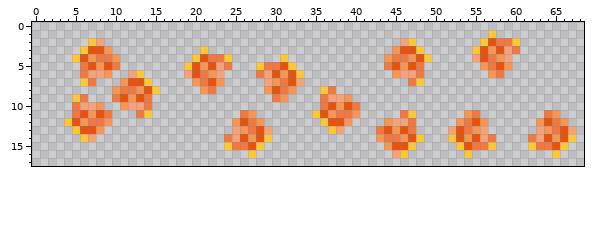
Pixel-art file -- Sprites/Effects/Deathsplosion-Sheet.aseprite. The picture above is the old version.
69x18 pixels, 1 frame.
And afterwards:
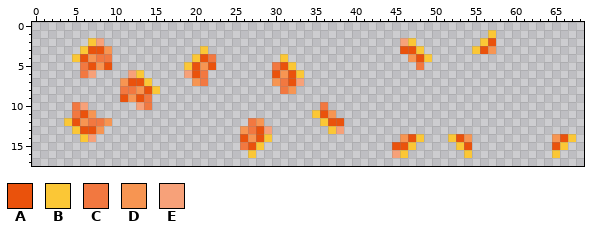
Palette (. is transparent): A #ea520c  B #fbc736  C #f27840  D #f79552  E #f7a179
The exact change:
y 2: x 58..60 CCB -> ...
y 3: x 45 D -> .; x 58..60 AEC -> ...
y 4: x 10 D -> .; x 23..24 CB -> ..; x 44..46 DCC -> ...; x 55..59 EACDE -> .....
y 5: x 10 C -> .; x 23..24 EC -> ..; x 28..29 BC -> ..; x 44..47 CADA -> ....; x 56..59 DCAD -> ....
y 6: x 8..9 ED -> ..; x 22..23 DE -> ..; x 28..29 CE -> ..; x 45..48 DEEC -> ....; x 57..58 DC -> ..
y 7: x 6..7 BC -> ..; x 22..23 AD -> ..; x 29 E -> .; x 47..48 CB -> ..
y 8: x 10 D -> .; x 21..22 DC -> ..; x 29..30 DA -> ..; x 36..37 BC -> ..
y 9: x 5..6 BC -> ..; x 10 C -> .; x 30..31 CD -> ..; x 36..39 CEED -> ....
y 10: x 7..8 ED -> ..; x 11..12 DE -> ..; x 37..40 ADAC -> ....
y 11: x 8..9 AC -> ..; x 13..14 CB -> ..; x 26..27 CD -> ..; x 38..40 CCD -> ...; x 46..47 CB -> ..; x 54..55 DC -> ..; x 64..65 CD -> ..
y 12: x 25..26 DA -> ..; x 39 D -> .; x 44..47 DEEC -> ....; x 53..56 DCAD -> ....; x 63..66 DACD -> ....
y 13: x 25 E -> .; x 43..47 CADAC -> .....; x 52..56 EACDE -> .....; x 63..67 EDCAE -> .....
y 14: x 24..25 CE -> ..; x 43..45 DCC -> ...; x 55..57 AEC -> ...; x 62..64 CEA -> ...
y 15: x 24..25 BC -> ..; x 44 D -> .; x 55..57 CCB -> ...; x 62..64 BCC -> ...
Pixel boxes of the changes (left, top, right, bottom) in both pictures:
erased: (448, 38, 576, 150)
erased: (320, 46, 424, 150)
erased: (72, 54, 152, 118)
erased: (200, 54, 288, 150)
